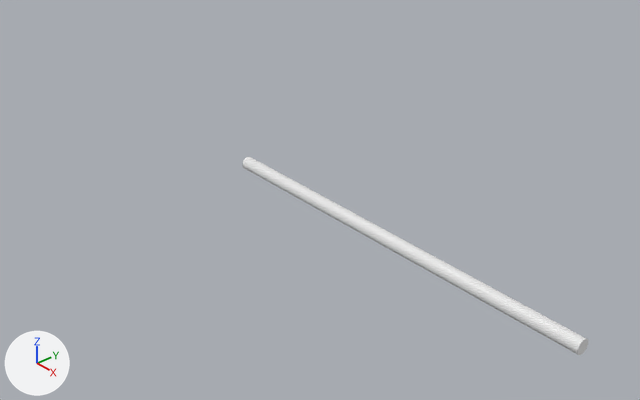
What one commit did to the Blender file models/wpn/m16/m16a1.blend.
Camera for both pictures: a 50 mm camera at (0.762, -0.512, 0.426) aimed at (0.105, 0.062, -0.049). The lights are fixed; the arrows at lower left show +X, +Y and +Z.

The older version as bpy lines, for what is in view:
```python
me_cylinder = bpy.data.meshes.new('Cylinder')
me_cylinder.from_pydata(...)  # 96 vertices, 66 faces; spans x 0.058..0.484, y -0.007..0.007, z -0.007..0.007
ob_cylinder = bpy.data.objects.new('Cylinder', me_cylinder)
ob_cylinder.location = (0.0, 0.0, 0.0)
```
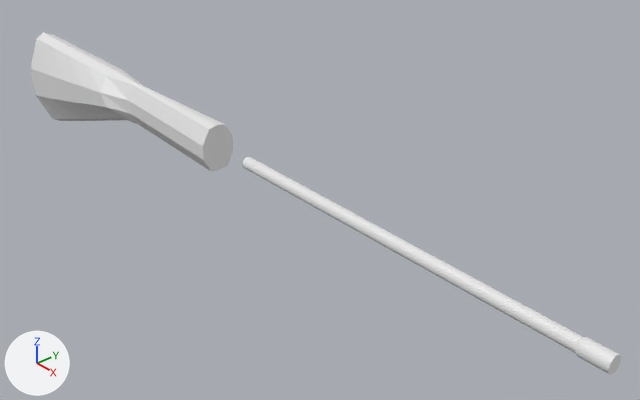
What differs and where, as boxes (x1, y1, x2, y2) in the pictures (640 x 400 px):
'Cube', added
    after: (30, 32, 233, 172)
'Cylinder', reshaped (10% wider, 10% taller)
    before: (242, 157, 588, 355)
    after: (242, 157, 621, 375)
part 1 of me_cylinder, built on
    before: (574, 337, 588, 355)
    after: (574, 337, 621, 375)

Edits to the bpy script that builds the scene:
```text
Change me_cylinder:
    used by ob_cylinder; location = (0.0, 0.0, 0.0)
    remove me_cylinder.from_pydata(...)  # 96 vertices, 66 faces; spans x 0.058..0.484, y -0.007..0.007, z -0.007..0.007
    add me_cylinder.from_pydata(...)  # 128 vertices, 98 faces; spans x 0.058..0.512, y -0.008..0.008, z -0.008..0.008
    me_cylinder part 1
    1 face is deleted
    5 vertices in x 0.484, y -0.007..-0.001, z -0.007..-0.001 move by (0.0, -0.001, -0.001)
    5 vertices in x 0.484, y -0.007..-0.001, z 0.001..0.007 move by (0.0, -0.001, 0.001)
    5 vertices in x 0.484, y 0.001..0.007, z 0.001..0.007 move by (0.0, 0.001, 0.001)
    5 vertices in x 0.484, y 0.001..0.007, z -0.007..-0.001 move by (0.0, 0.001, -0.001)
    12 vertices move from x 0.484, y -0.007..0.007, z -0.007..0.007 to x 0.484, y -0.008..0.008, z -0.008..0.008
    32 new vertices lie (0.028, 0.0, 0.0) away from vertices in x 0.484, y -0.007..0.007, z -0.007..0.007
    33 new faces join them
Add me_cube:
    me_cube.from_pydata(...)  # 46 vertices, 36 faces; spans x -7.17..0.05, y -0.48..0.0, z -1.73..0.49
Add ob_cube:
    ob_cube = bpy.data.objects.new('Cube', me_cube)
    ob_cube.location = (0.0, 0.0, 0.0)
    ob_cube.scale = (0.0596, 0.0596, 0.0596)
    _m = ob_cube.modifiers.new('Mirror', 'MIRROR')
    _m.use_axis = (False, True, False)
    _m.use_clip = True
```
